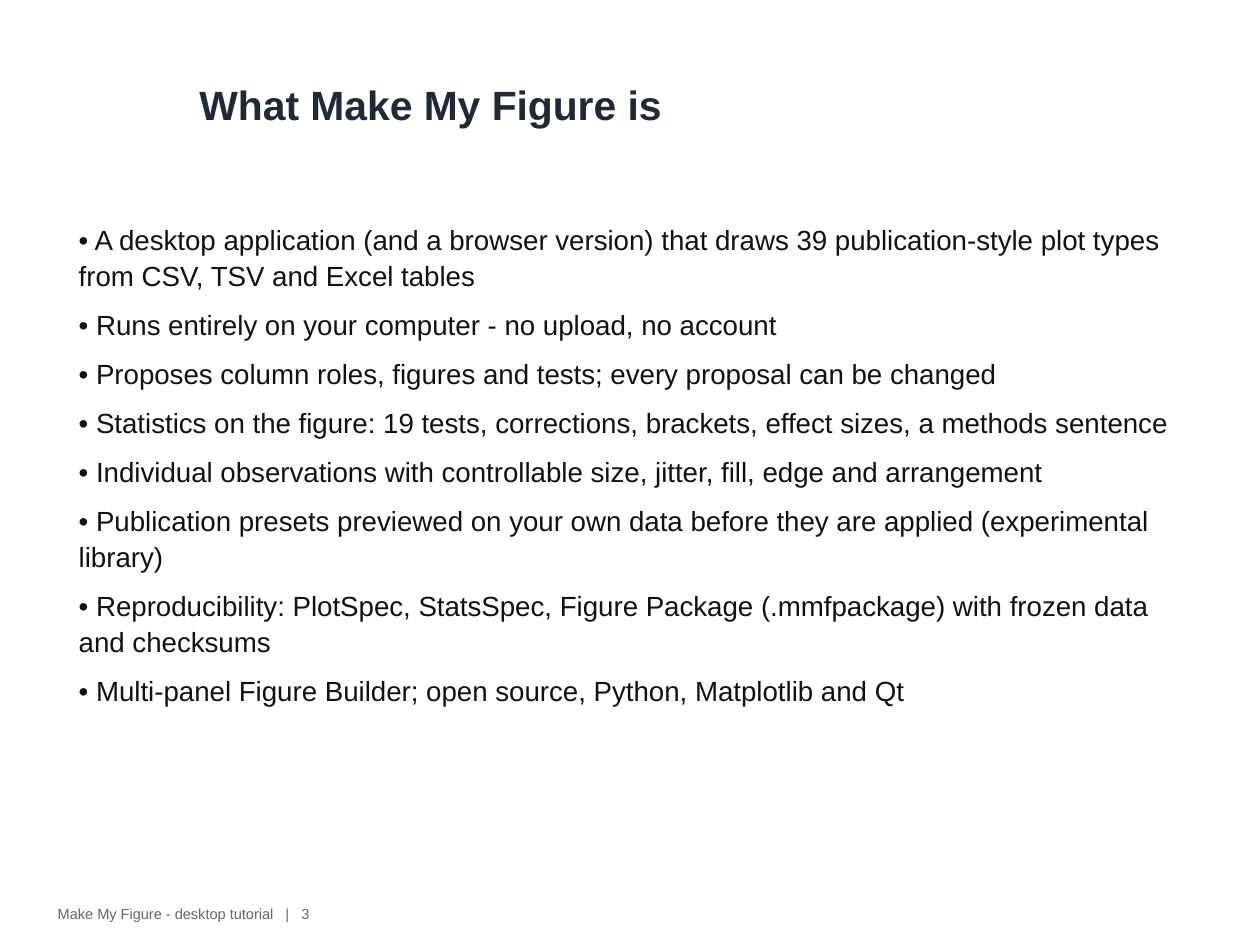
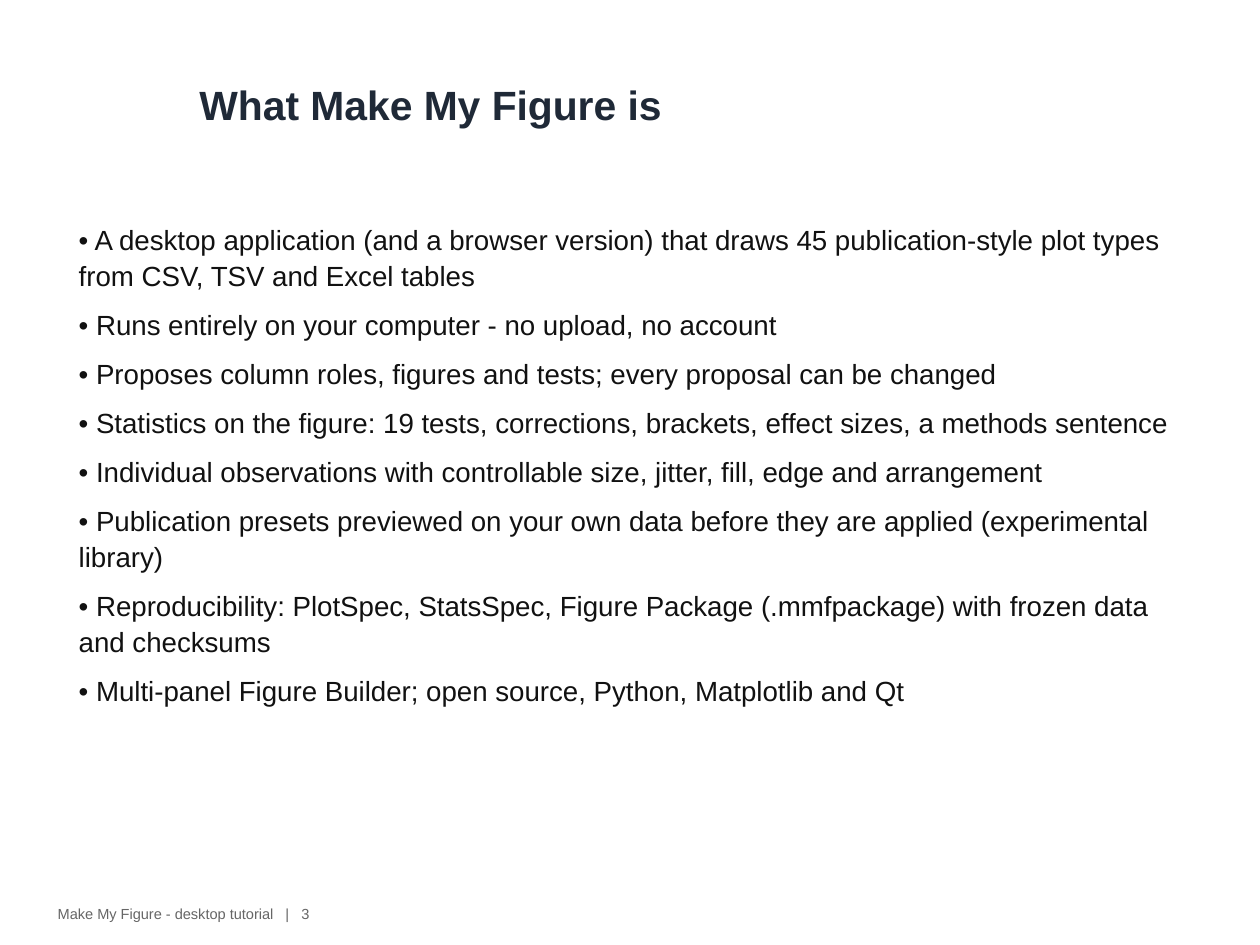
Before and after one commit to surPoudel/make-my-figure, a slide deck: slide 3 of tutorial/slides/MakeMyFigure_Tutorial_Seminar.pptx. Drawn at 1260x945 pixels with LibreOffice and Linux fonts; fonts in the diff are those of the drawing; background and template pictures are left out. Boxes give left, top, right and bottom in pixels: in the first picture for what was removed or moved away, otherwise in the second. Text is boxed around its words. In the diff, an @@ line names an element or a change of style, - is before the commit and + after.

```diff
--- a/tutorial/slides/MakeMyFigure_Tutorial_Seminar.pptx
+++ b/tutorial/slides/MakeMyFigure_Tutorial_Seminar.pptx
@@ text at <box>79,230,1159,290</box>: text changed @@
-• A desktop application (and a browser version) that draws 39 publication-style plot types from CSV, TSV and Excel tables
+• A desktop application (and a browser version) that draws 45 publication-style plot types from CSV, TSV and Excel tables
```
Also in this commit, not shown: 6 other slides changed, 3 slides added, 5 other files.
